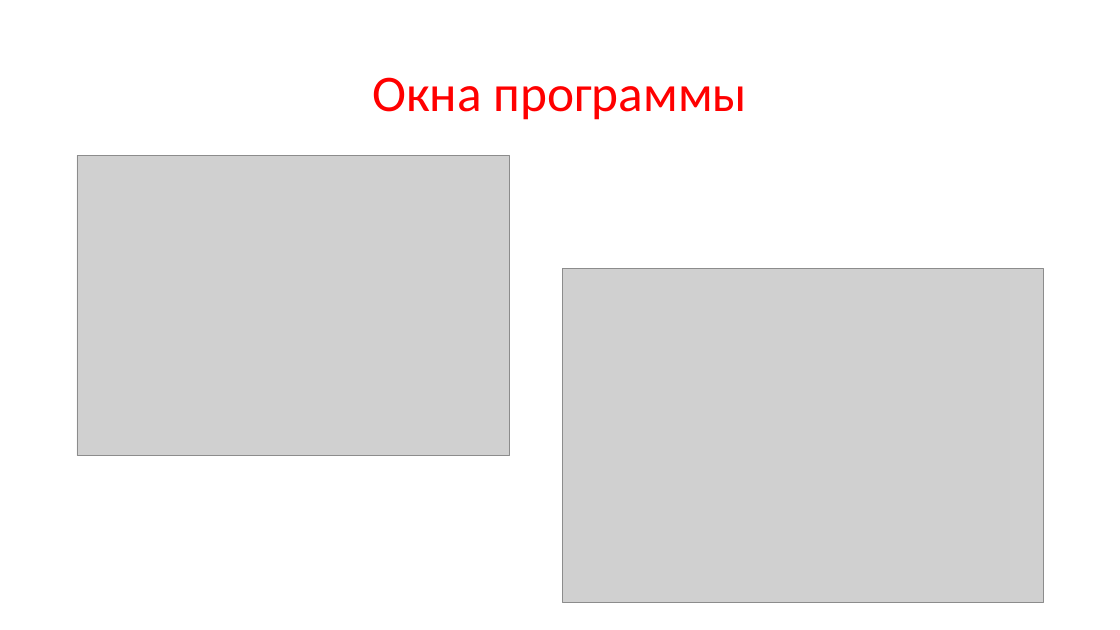
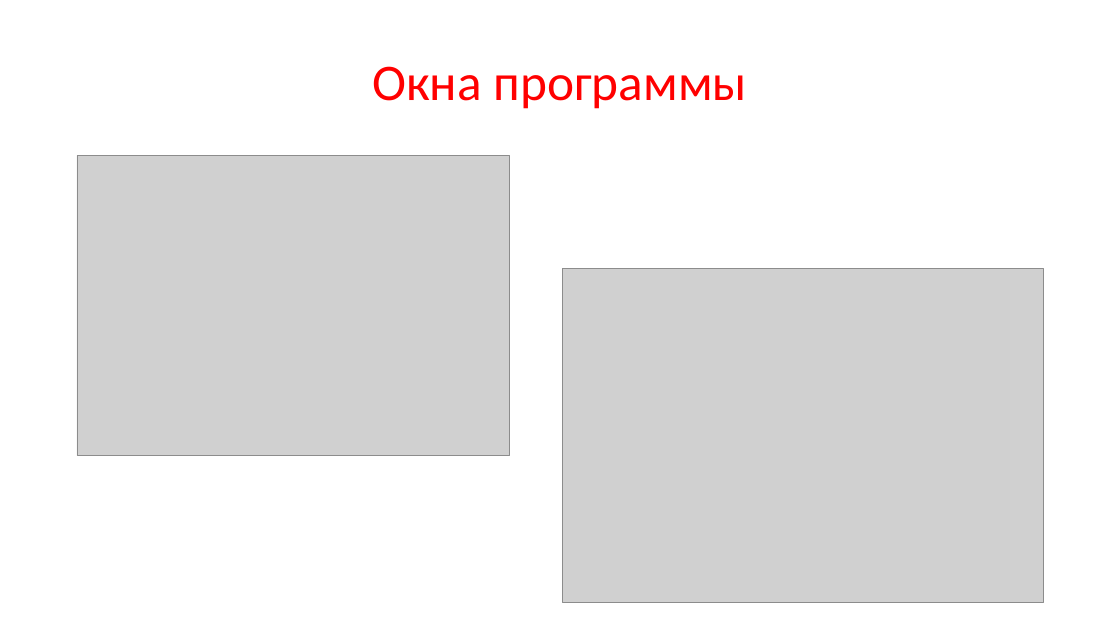
Before and after one commit to prog-kkkmt/p1-17, a slide deck: slide 7 of Курсовой проект/Презентация курсового проекта.pptx. Drawn at 1120x630 pixels with LibreOffice and Linux fonts; fonts in the diff are those of the drawing; grey boxes stand for pictures. Boxes give left, top, right and bottom in pixels: in the first picture for what was removed or moved away, otherwise in the second. Text is boxed around its words. In the diff, an @@ line names an element or a change of style, - is before the commit and + after.

```diff
--- a/Курсовой проект/Презентация курсового проекта.pptx
+++ b/Курсовой проект/Презентация курсового проекта.pptx
@@ title "Окна программы": place and size @@
-title "Окна программы" at (372, 77, 747, 120)
+title "Окна программы" at (372, 66, 747, 109)
```
Also in this commit, not shown: 5 other slides changed, 2 other files.
